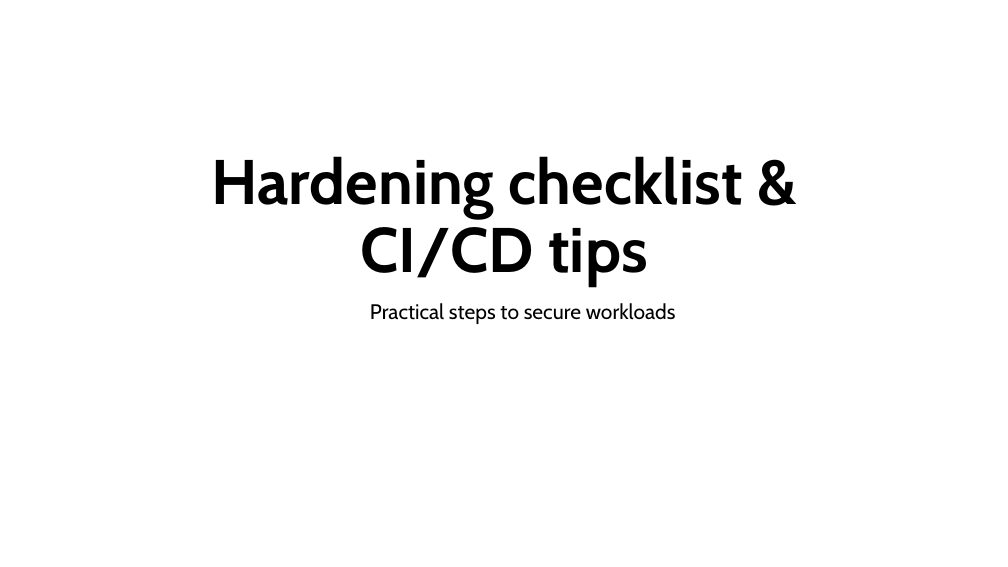
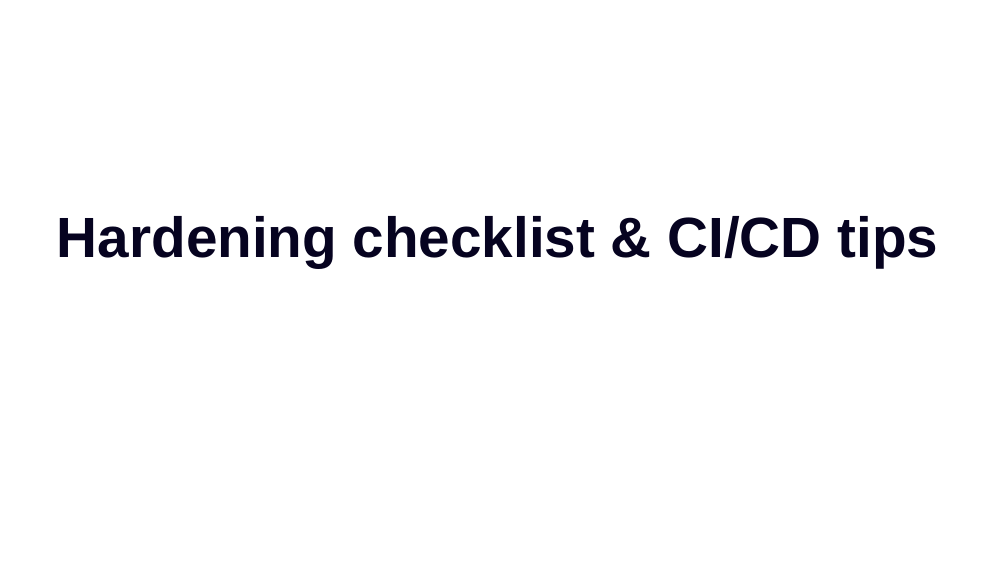
Before and after one commit to bharatnanda/from-fat-to-fearless-distroless-way, a slide deck: slide 16 of From Fat to Fearless.pptx. Drawn at 1008x567 pixels with LibreOffice and Linux fonts; fonts in the diff are those of the drawing. Boxes give left, top, right and bottom in pixels: in the first picture for what was removed or moved away, otherwise in the second. Text is boxed around its words. In the diff, an @@ line names an element or a change of style, - is before the commit and + after.

```diff
--- a/From Fat to Fearless.pptx
+++ b/From Fat to Fearless.pptx
@@ title "Hardening checklist & CI/CD tips": place and size @@
-title "Hardening checklist & CI/CD tips" at [211,156,743,287]
+title "Hardening checklist & CI/CD tips" at [57,216,938,267]
@@ title "Hardening checklist & CI/CD tips" at [57,216,938,267]: size 60 to 54 pt, font Cabin to Arial, text colour #000000 to #060320; alignment centre to left; line spacing 0.9 to 1; vertical alignment bottom to top @@
@@ subtitle removed at [370,303,676,324] @@
-  Practical steps to secure workloads
```
Also in this commit, not shown: 16 other slides changed, 3 slides added, 4 slides removed.
